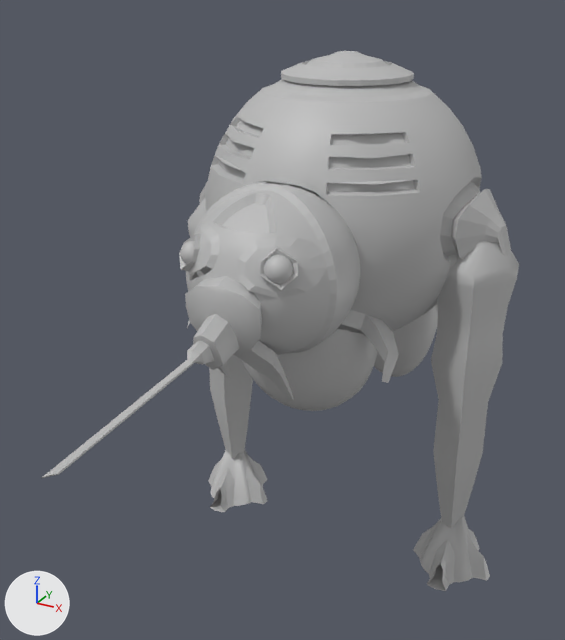
An edit to the FBX model FBXs/Ashley/AssaultFBX.fbx, drawn before and after from the same camera.
Camera for both pictures: a camera (50 mm lens) standing at (0.0656, -0.1436, 0.1244) and looking at (-0.0032, -0.0185, 0.0619). Lighting does not change. The marker at lower left points along +X, +Y and +Z. Where no turn or scale is listed for an object, it has been applied to the vertices.
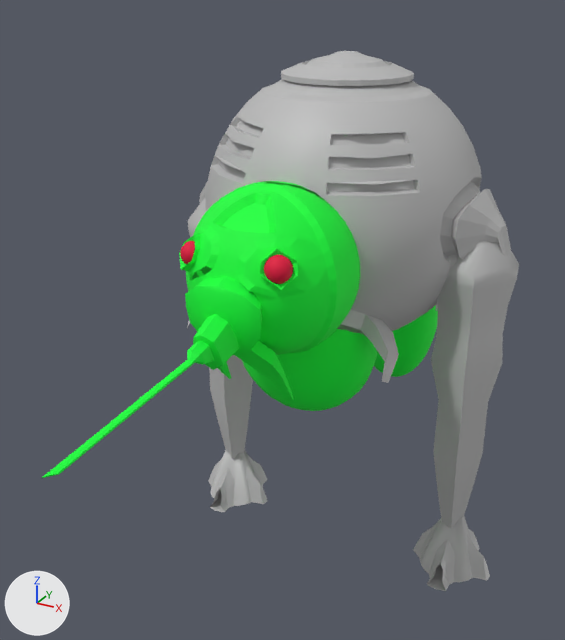
What differs and where, as boxes [x1, y1, x2, y2] in the pictures (565 x 640 px):
'polySurface28', recoloured (grey to green)
    both: [42, 181, 360, 478]
'polySurface37', recoloured (grey to green)
    both: [242, 329, 378, 411]
'polySurface36', recoloured (grey to green)
    both: [374, 305, 438, 377]
'polySurface31', recoloured
    both: [264, 255, 293, 284]

Patch to the scene script:
```diff
--- a/FBXs/Ashley/AssaultFBX.fbx.py
+++ b/FBXs/Ashley/AssaultFBX.fbx.py
@@ mat_blinn2 @@
+mat_blinn2 = principled_material('blinn2')
+mat_blinn2.base_color = (0.76, 0.0, 0.0439)  # pink #e2003b
+mat_blinn2.roughness = 0.749
@@ mat_blinn1 @@
+mat_blinn1 = principled_material('blinn1')
+mat_blinn1.base_color = (0.0, 1.0, 0.0411)  # green #00ff39
+mat_blinn1.roughness = 0.749
@@ me_mesh_011 @@
 me_mesh_011.from_pydata(...)  # 382 vertices, 400 faces; spans x -0.0153..0.0153, y -0.0258..-0.0037, z 0.0416..0.0741
-me_mesh_011.materials.append(mat_lambert1)  # grey #bcbcbc
+me_mesh_011.materials.append(mat_blinn1)  # green #00ff39
@@ me_mesh_002 @@
 me_mesh_002.from_pydata(...)  # 664 vertices, 690 faces; spans x -0.0151..0.0162, y -0.0864..-0.0154, z 0.0547..0.0921
-me_mesh_002.materials.append(mat_lambert1)  # grey #bcbcbc
+me_mesh_002.materials.append(mat_blinn1)  # green #00ff39
@@ me_mesh_005 @@
 me_mesh_005.from_pydata(...)  # 382 vertices, 400 faces; spans x 0.00629..0.01107, y -0.04388..-0.0391, z 0.07954..0.08432
-me_mesh_005.materials.append(mat_lambert1)  # grey #bcbcbc
+me_mesh_005.materials.append(mat_blinn2)  # pink #e2003b
@@ me_mesh_010 @@
 me_mesh_010.from_pydata(...)  # 382 vertices, 400 faces; spans x -0.011..0.0113, y 0.0281..0.0483, z 0.0245..0.0661
-me_mesh_010.materials.append(mat_lambert1)  # grey #bcbcbc
+me_mesh_010.materials.append(mat_blinn1)  # green #00ff39
```
